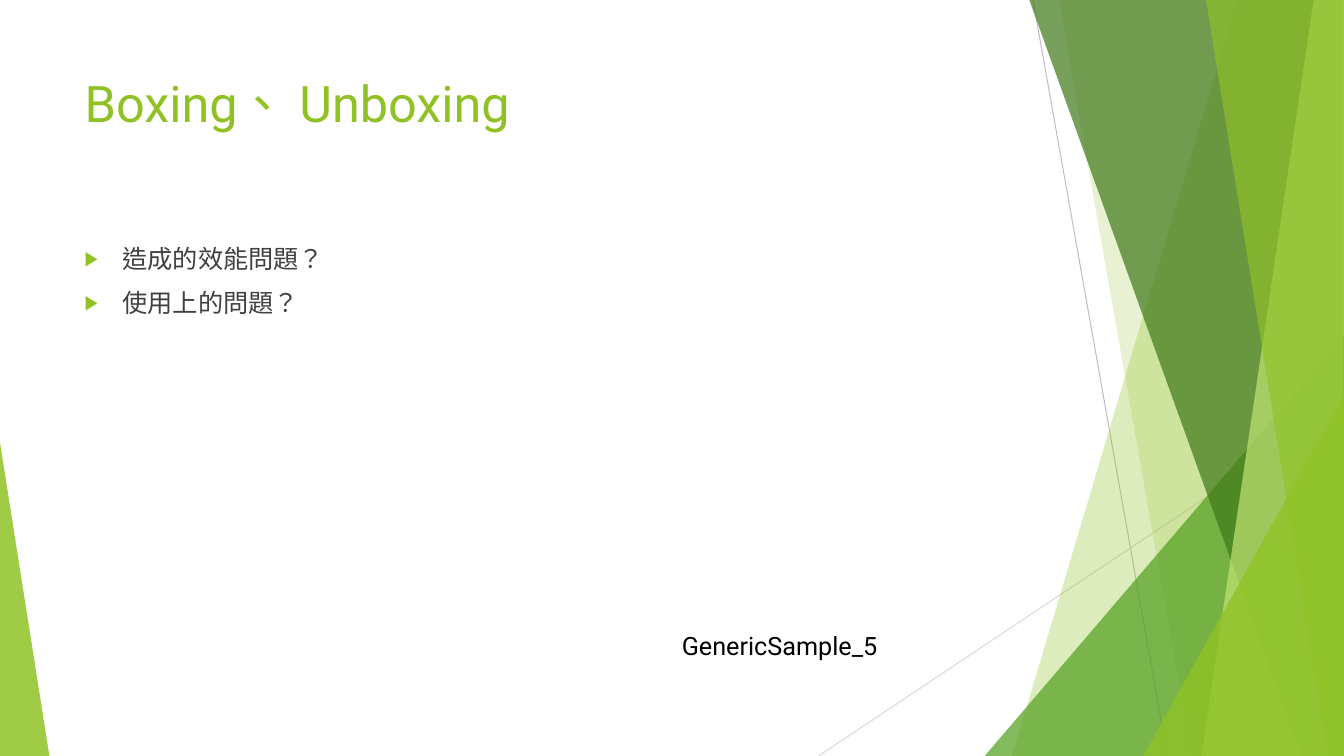
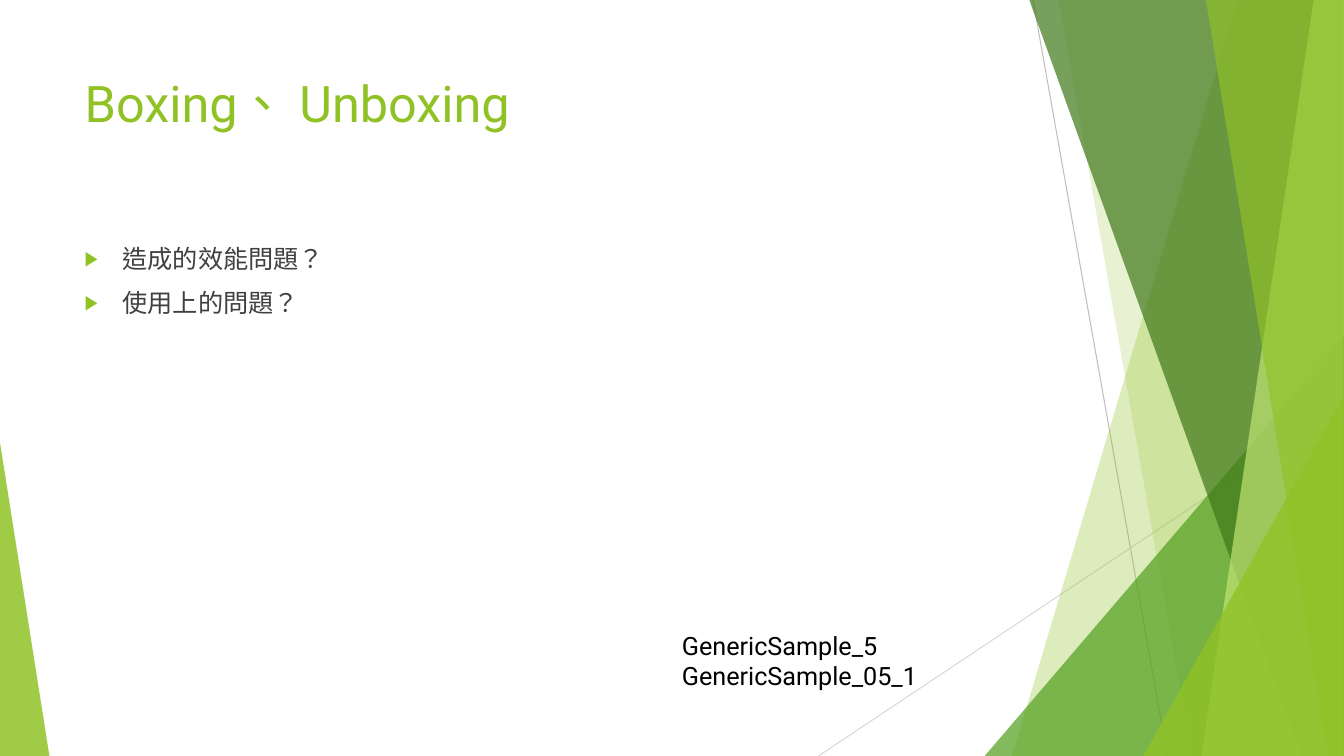
Before and after one commit to ianChen806/191124_CShaprer, a slide deck: slide 10 of CSharper_Generic.pptx (slide 12 before the commit). Drawn at 1344x756 pixels with LibreOffice and Linux fonts; fonts in the diff are those of the drawing. Boxes give left, top, right and bottom in pixels: in the first picture for what was removed or moved away, otherwise in the second. Text is boxed around its words. In the diff, an @@ line names an element or a change of style, - is before the commit and + after.

Commit message:
add GenericSample_05_1

```diff
--- a/CSharper_Generic.pptx
+++ b/CSharper_Generic.pptx
@@ text at (682,666,917,690): paragraph added @@
+GenericSample_05_1
```
Also in this commit, not shown: 1 other slide changed, 2 slides removed, 7 other files.
